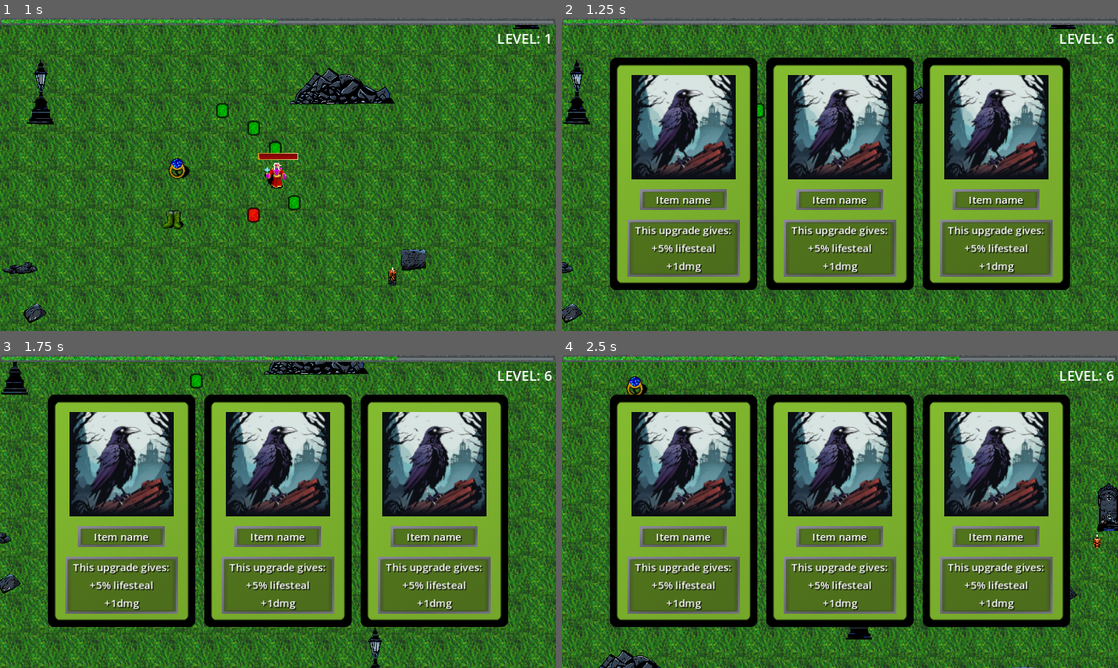
Above: before the commit, frames 1-4 (two rows, left to right).
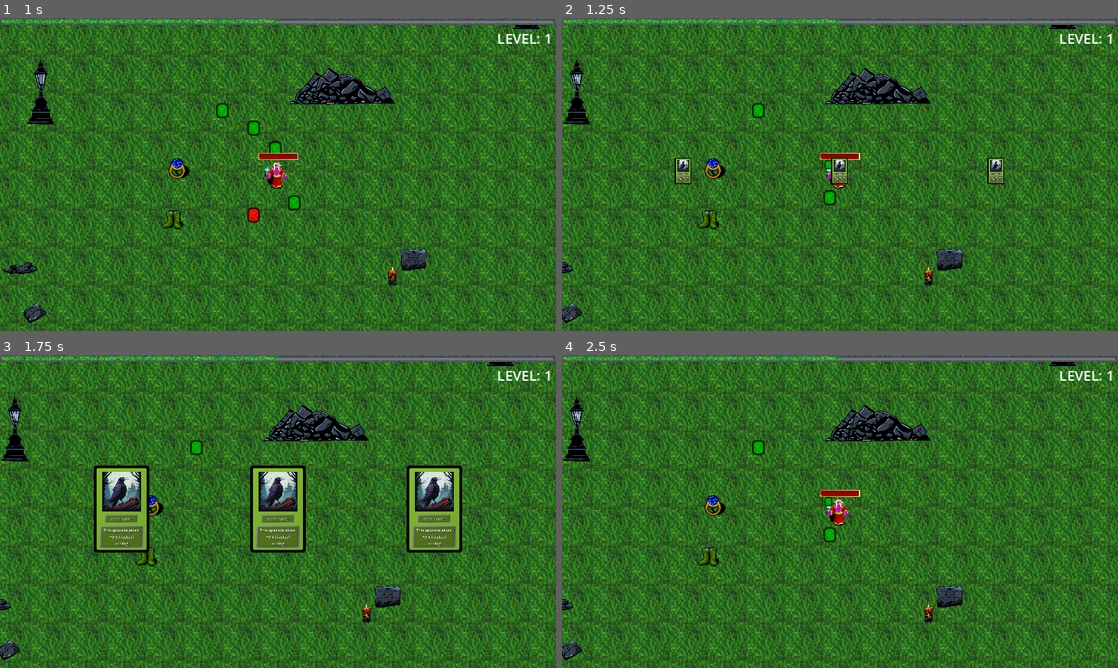
Above: after the commit, the same moments.

Repository: AGH-Code-Industry/monstrous-tide
Game: Godot game, scene res://Assets/World/world.tscn
Two runs of this game, one before a commit and one after it. Both use one fixed random seed, a clock stepped at 60 frames per second and the inputs below.
Inputs (mouse positions are in pixels of both pictures, inside the frame that each line leads up to):
- Up to frame 1 (1 s): tap Enter at 0.5 s; move the mouse to (400, 158) at 0.52 s; press the mouse at (400, 158) at 0.53 s; hold D (right) from 0.53 s (still down)
- Up to frame 2 (1.25 s): keep holding D (right)
- Up to frame 3 (1.75 s): move the mouse to (122, 511) at 1.27 s; release D (right) at 1.28 s; release the mouse at (122, 511) at 1.28 s; hold S (down) from 1.28 s (still down); click (122, 511) at 1.35 s
- Up to frame 4 (2.5 s): move the mouse to (840, 511) at 2.02 s; release S (down) at 2.03 s; press the mouse at (840, 511) at 2.03 s; hold D (right) from 2.03 s (still down)

Frame 1 is identical in both runs. In frame 2, 58% of the frame differs, in the area x 8-100%, y 0-87%; in frame 3, 75%; in frame 4, 75%, in the area x 0-100%, y 0-100%.

Commit message:
card animation

Diff:
--- a/Assets/Utility/Managers/experience_manager.gd
+++ b/Assets/Utility/Managers/experience_manager.gd
@@ -22,4 +22,5 @@
 	current_points += number_of_experience
 	while current_points >= points_to_levelup:
 		level_up()
+		await GameEvents.upgrade_selected
 	GameEvents.emit_update_experience_bar(current_points, points_to_levelup, current_level)
--- a/Assets/Utility/Managers/upgrade_manager.gd
+++ b/Assets/Utility/Managers/upgrade_manager.gd
@@ -11,4 +11,3 @@
 func on_level_up_signal():
 	var level_up_menu_instance = level_up_menu.instantiate()
 	add_child(level_up_menu_instance)
-	print("Stworzono karty")
--- a/Assets/Utility/UI/LvlUps/CardPopupMenu.gd
+++ b/Assets/Utility/UI/LvlUps/CardPopupMenu.gd
@@ -5,6 +5,7 @@
 
 
 func _ready():
+
 	get_tree().paused = true
 	for i in range(3):
 		var level_up_card_instance = level_up_card.instantiate()
--- a/Assets/Utility/UI/LvlUps/LvlUpCard.gd
+++ b/Assets/Utility/UI/LvlUps/LvlUpCard.gd
@@ -1,13 +1,22 @@
 extends PanelContainer
+
+@onready var animation_player = $AnimationPlayer
 
 var parent_panel
 
 func _ready():
 	gui_input.connect(on_input_gui)
 	mouse_entered.connect(on_mouse_entered)
+	animation_player.play("in")
+
+
+func play_out_animation():
+	animation_player.play_backwards("in")
 
 
 func select_card():
+	animation_player.play_backwards("in")
+	await animation_player.animation_finished
 	get_tree().paused = false
 	GameEvents.emit_upgrade_selected()
 	parent_panel.queue_free()
--- a/Assets/Utility/UI/LvlUps/LvlUpCard.tscn
+++ b/Assets/Utility/UI/LvlUps/LvlUpCard.tscn
@@ -61,10 +61,58 @@
 PanelContainerRare/base_type = &"PanelContainer"
 PanelContainerRare/styles/panel = SubResource("StyleBoxTexture_y0455")
 
-[node name="Card" type="PanelContainer"]
+[sub_resource type="Animation" id="Animation_q04jn"]
+length = 0.001
+tracks/0/type = "value"
+tracks/0/imported = false
+tracks/0/enabled = true
+tracks/0/path = NodePath(".:scale")
+tracks/0/interp = 1
+tracks/0/loop_wrap = true
+tracks/0/keys = {
+"times": PackedFloat32Array(0),
+"transitions": PackedFloat32Array(1),
+"update": 0,
+"values": [Vector2(1, 1)]
+}
+
+[sub_resource type="Animation" id="Animation_w5orx"]
+resource_name = "in"
+length = 0.4
+step = 0.05
+tracks/0/type = "value"
+tracks/0/imported = false
+tracks/0/enabled = true
+tracks/0/path = NodePath(".:scale")
+tracks/0/interp = 2
+tracks/0/loop_wrap = true
+tracks/0/keys = {
+"times": PackedFloat32Array(0, 0.4),
+"transitions": PackedFloat32Array(1, 2.92817),
+"update": 0,
+"values": [Vector2(0, 0), Vector2(1, 1)]
+}
+
+[sub_resource type="Animation" id="Animation_2jhur"]
+resource_name = "out"
+
+[sub_resource type="AnimationLibrary" id="AnimationLibrary_0exjo"]
+_data = {
+"RESET": SubResource("Animation_q04jn"),
+"in": SubResource("Animation_w5orx"),
+"out": SubResource("Animation_2jhur")
+}
+
+[node name="Card" type="PanelContainer" groups=["upgrade_card"]]
 custom_minimum_size = Vector2(170, 260)
+pivot_offset = Vector2(85, 130)
 theme = SubResource("Theme_4g5up")
 script = ExtResource("6_fomnb")
+
+[node name="AnimationPlayer" type="AnimationPlayer" parent="."]
+libraries = {
+"": SubResource("AnimationLibrary_0exjo")
+}
 
 [node name="VBoxContainer" type="VBoxContainer" parent="."]
 layout_mode = 2
Not shown: 1 places in Assets/Utility/UI/LvlUps/LvlUpCard.tscn that only renumber resources
